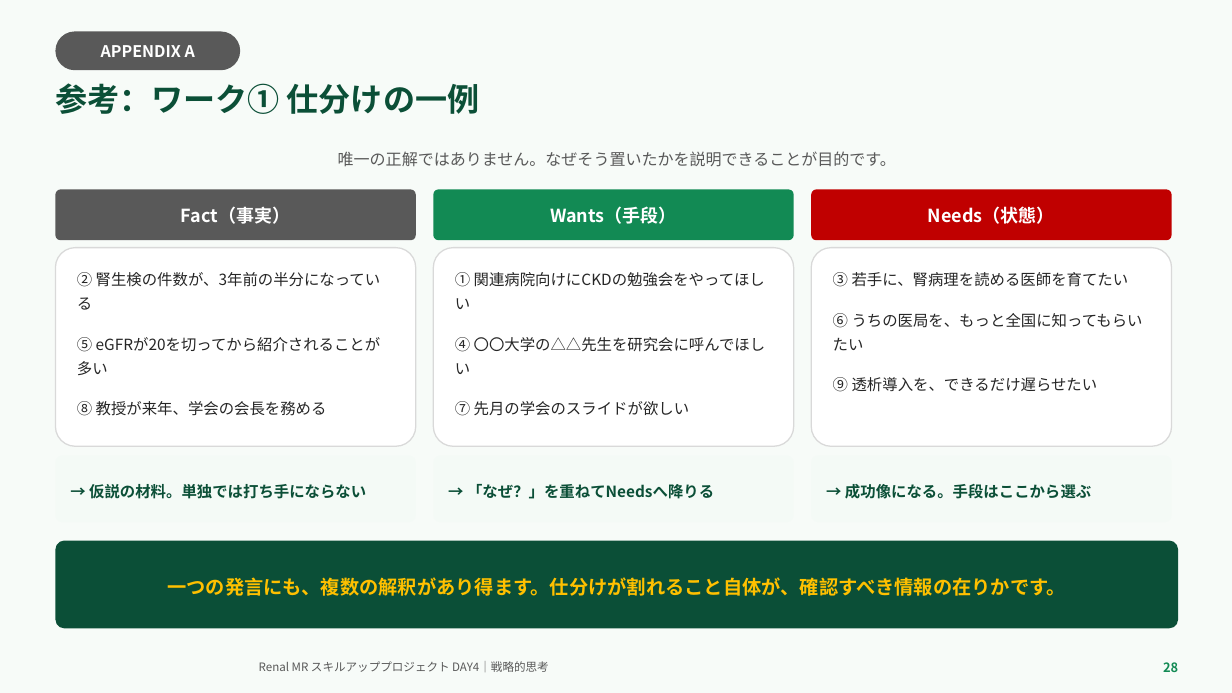
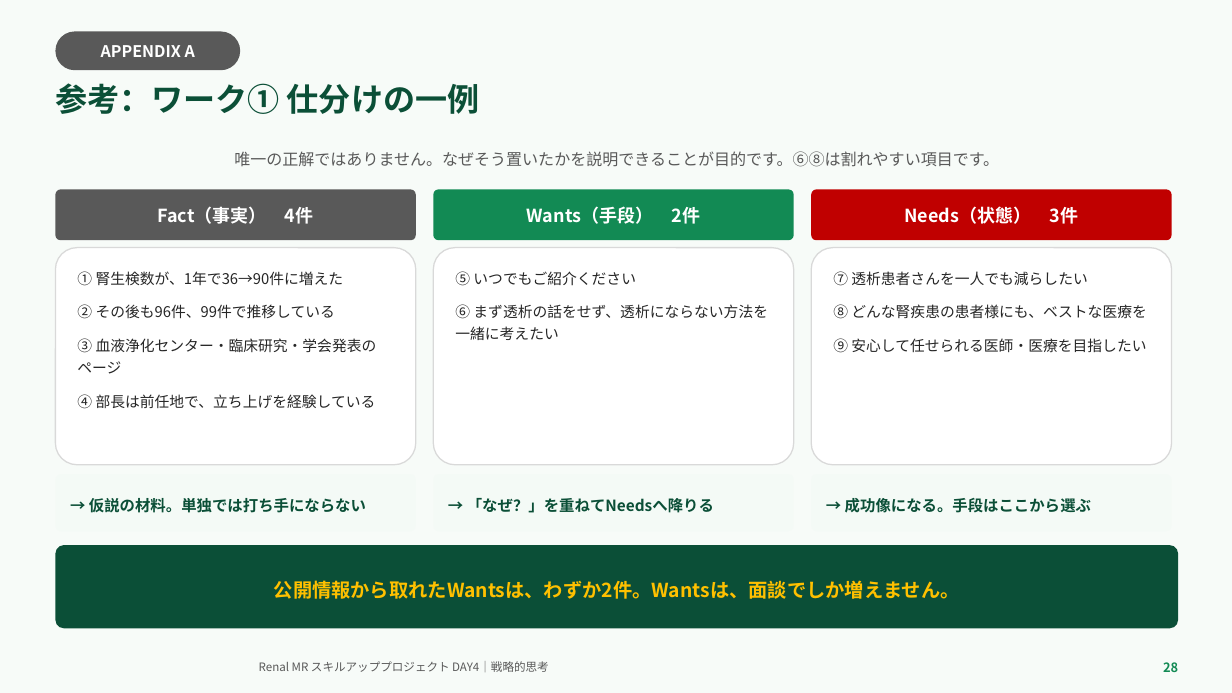
Before and after one commit to TAKUYA-1187/Claude, a slide deck: slide 28 of novartis_training/DAY4_ちょっと分かるだけで世界が変わる.pptx. Drawn at 1232x693 pixels with LibreOffice and Linux fonts; fonts in the diff are those of the drawing; background and template pictures are left out. Boxes give left, top, right and bottom in pixels: in the first picture for what was removed or moved away, otherwise in the second. Text is boxed around its words. In the diff, an @@ line names an element or a change of style, - is before the commit and + after.

```diff
--- a/novartis_training/DAY4_ちょっと分かるだけで世界が変わる.pptx
+++ b/novartis_training/DAY4_ちょっと分かるだけで世界が変わる.pptx
@@ text at (x1=234, y1=151, x2=999, y2=167): text changed @@
-唯一の正解ではありません。なぜそう置いたかを説明できることが目的です。
+唯一の正解ではありません。なぜそう置いたかを説明できることが目的です。⑥⑧は割れやすい項目です。
@@ text in rounded rectangle at (x1=158, y1=206, x2=314, y2=224): text changed @@
-Fact（事実）
+Fact（事実） 4件
@@ text in rounded rectangle at (x1=527, y1=206, x2=701, y2=224): text changed @@
-Wants（手段）
+Wants（手段） 2件
@@ text in rounded rectangle at (x1=905, y1=206, x2=1079, y2=224): text changed @@
-Needs（状態）
+Needs（状態） 3件
@@ rounded rectangle "① 腎生検数が、1年で36→90件に増えた" resized from (x1=55, y1=248, x2=416, y2=446) to (x1=55, y1=248, x2=416, y2=465) @@
@@ rounded rectangle "⑤ いつでもご紹介ください" resized from (x1=433, y1=248, x2=794, y2=446) to (x1=433, y1=248, x2=794, y2=465) @@
@@ rounded rectangle "⑦ 透析患者さんを一人でも減らしたい" resized from (x1=811, y1=248, x2=1172, y2=446) to (x1=811, y1=248, x2=1172, y2=465) @@
@@ text in rounded rectangle at (x1=77, y1=271, x2=377, y2=409): text changed; size 12 to 11.5 pt @@
-② 腎生検の件数が、3年前の半分になっている
-⑤ eGFRが20を切ってから紹介されることが多い
-⑧ 教授が来年、学会の会長を務める
+① 腎生検数が、1年で36→90件に増えた
+② その後も96件、99件で推移している
+③ 血液浄化センター・臨床研究・学会発表のページ
+④ 部長は前任地で、立ち上げを経験している
@@ text in rounded rectangle at (x1=455, y1=271, x2=768, y2=340): text changed; size 12 to 11.5 pt @@
-① 関連病院向けにCKDの勉強会をやってほしい
-④ 〇〇大学の△△先生を研究会に呼んでほしい
-⑦ 先月の学会のスライドが欲しい
+⑤ いつでもご紹介ください
+⑥ まず透析の話をせず、透析にならない方法を一緒に考えたい
@@ text in rounded rectangle at (x1=833, y1=271, x2=1146, y2=353): text changed; size 12 to 11.5 pt @@
-③ 若手に、腎病理を読める医師を育てたい
-⑥ うちの医局を、もっと全国に知ってもらいたい
-⑨ 透析導入を、できるだけ遅らせたい
+⑦ 透析患者さんを一人でも減らしたい
+⑧ どんな腎疾患の患者様にも、ベストな医療を
+⑨ 安心して任せられる医師・医療を目指したい
@@ text "→ 仮説の材料。単独では打ち手にならない" moved from (x1=89, y1=484, x2=366, y2=499) to (x1=89, y1=498, x2=366, y2=513) @@
@@ text "→ 「なぜ？」を重ねてNeedsへ降りる" moved from (x1=467, y1=484, x2=714, y2=499) to (x1=467, y1=498, x2=714, y2=513) @@
@@ text "→ 成功像になる。手段はここから選ぶ" moved from (x1=845, y1=484, x2=1091, y2=499) to (x1=845, y1=498, x2=1091, y2=513) @@
@@ rounded rectangle "公開情報から取れたWantsは、わずか2件。Wantsは、面談でしか増えません。" resized from (x1=55, y1=541, x2=1178, y2=628) to (x1=55, y1=545, x2=1178, y2=628) @@
@@ text in rounded rectangle at (x1=274, y1=580, x2=960, y2=599): text changed @@
-一つの発言にも、複数の解釈があり得ます。仕分けが割れること自体が、確認すべき情報の在りかです。
+公開情報から取れたWantsは、わずか2件。Wantsは、面談でしか増えません。
```
Also in this commit, not shown: 4 other slides changed, 2 other files.
